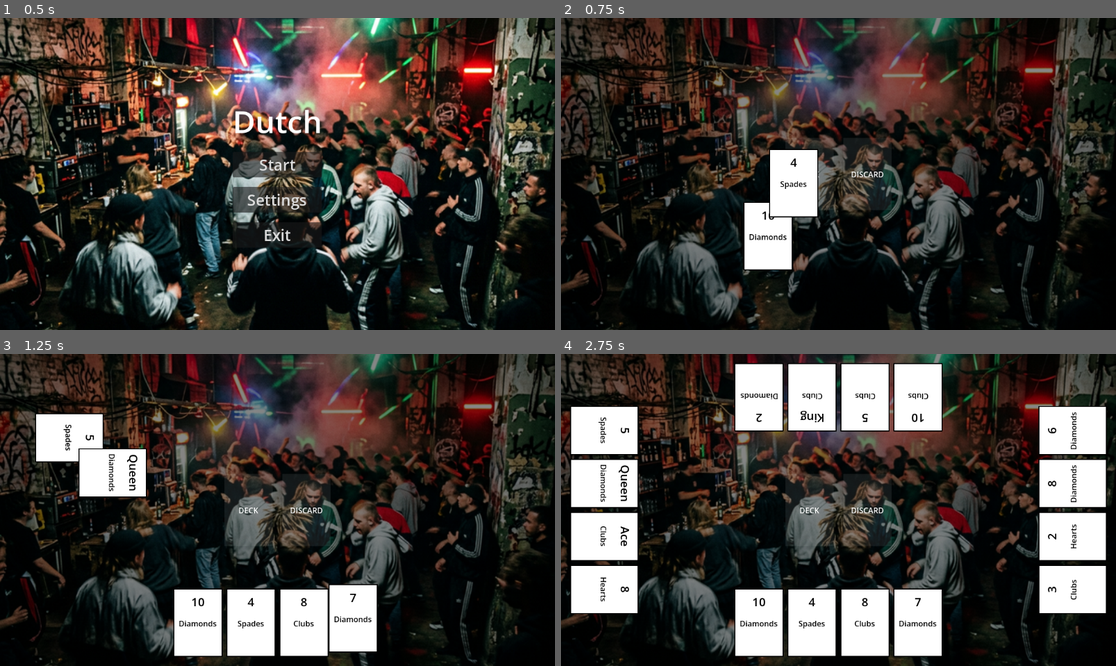
Above: before the commit, frames 1-4 (two rows, left to right).
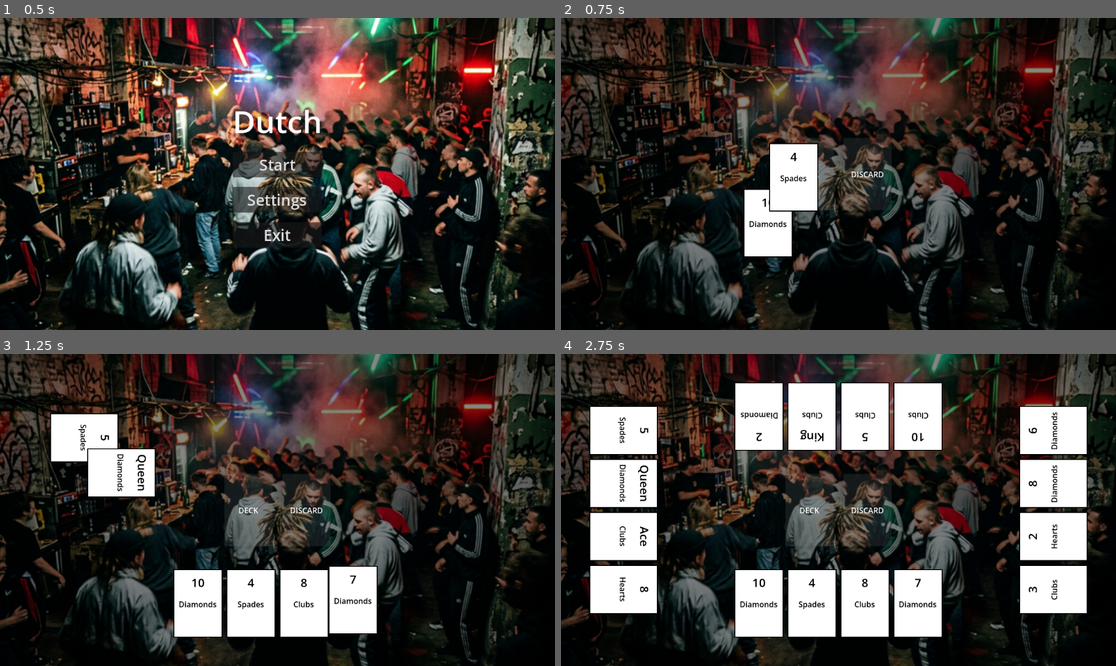
Above: after the commit, the same moments.

Repository: DinVin24/dutch
Game: Godot game, scene res://main_menu.tscn
Two runs of this game, one before a commit and one after it. Both use one fixed random seed, a clock stepped at 60 frames per second and the inputs below.
Inputs (mouse positions are in pixels of both pictures, inside the frame that each line leads up to):
- Up to frame 1 (0.5 s): no input
- Up to frame 2 (0.75 s): click "Start" at 0.5 s
- Up to frame 3 (1.25 s): no input
- Up to frame 4 (2.75 s): move the mouse to (760, 622) at 1.27 s; click (760, 622) at 1.42 s; move the mouse to (810, 622) at 2.02 s; click (810, 622) at 2.17 s

Frame 1 is identical in both runs. In frame 2, 1.2% of the frame differs, in the area x 32-47%, y 40-81%; in frame 3, 6.6%; in frame 4, 20%, in the area x 1-99%, y 2-98%.

Commit message:
Robust card positioning fix with increased padding and pivot compensation

Diff:
--- a/game_board.gd
+++ b/game_board.gd
@@ -23,16 +23,16 @@
 			_handle_initial_deal()
 
 func _handle_initial_deal():
-	print("Game Board: Dealing cards with corrected pivot-compensated positioning...")
+	print("Game Board: Dealing cards with robust pivot-compensated positioning...")
 	var card_scene = preload("res://card.tscn")
 	var card_spacing = 110.0
 	var cards_per_player = 4
-	var padding = 20.0
+	var padding = 60.0 # Increased padding slightly to ensure no clipping
 
-	# Current card dimensions from card.tscn/gd
-	var card_width = 100.0
-	var card_height = 140.0
-	var card_pivot = Vector2(50, 70) # Center of the card
+	# Dimensions for calculations (100x140 card)
+	var card_pivot = Vector2(50, 70)
+	var half_h = 70.0
+	var half_w = 50.0
 
 	var screen_size = get_viewport_rect().size
 	var total_spread = card_spacing * (cards_per_player - 1)
@@ -51,47 +51,44 @@
 			card_inst.setup(card_data)
 
 			var target_pivot: Vector2
-			var rotation = 0.0
+			var rot_deg = 0.0
 
-			# Logic for "20 pixels away from the closest border"
-			# We calculate the intended WORLD position of the card's visual center (pivot)
 			match p_idx:
 				0: # BOTTOM
+					rot_deg = 0
 					var start_x = (screen_size.x - total_spread) / 2.0
-					target_pivot = Vector2(start_x + (i * card_spacing), screen_size.y - padding - (card_height / 2.0))
-					rotation = 0
-				1: # TOP or LEFT
+					target_pivot = Vector2(start_x + (i * card_spacing), screen_size.y - padding - half_h)
+				1: # TOP (in 2-player) or LEFT (in 3-4 player)
 					if GameManager.num_players == 2:
+						rot_deg = 180
 						var start_x = (screen_size.x - total_spread) / 2.0
-						target_pivot = Vector2(start_x + (i * card_spacing), padding + (card_height / 2.0))
-						rotation = 180
-					else: # LEFT
+						target_pivot = Vector2(start_x + (i * card_spacing), padding + half_h)
+					else:
+						rot_deg = 90
 						var start_y = (screen_size.y - total_spread) / 2.0
-						target_pivot = Vector2(padding + (card_height / 2.0), start_y + (i * card_spacing))
-						rotation = 90
+						target_pivot = Vector2(padding + half_h, start_y + (i * card_spacing))
 				2: # TOP
+					rot_deg = 180
 					var start_x = (screen_size.x - total_spread) / 2.0
-					target_pivot = Vector2(start_x + (i * card_spacing), padding + (card_height / 2.0))
-					rotation = 180
+					target_pivot = Vector2(start_x + (i * card_spacing), padding + half_h)
 				3: # RIGHT
+					rot_deg = -90
 					var start_y = (screen_size.y - total_spread) / 2.0
-					target_pivot = Vector2(screen_size.x - padding - (card_height / 2.0), start_y + (i * card_spacing))
-					rotation = -90
+					target_pivot = Vector2(screen_size.x - padding - half_h, start_y + (i * card_spacing))
 
-			card_inst.rotation_degrees = rotation
+			# Add to scene FIRST so global properties work correctly
 			add_child(card_inst)
+			card_inst.rotation_degrees = rot_deg
 
-			# CRITICAL: In Godot, for a Control node with a pivot_offset,
-			# global_position = target_pivot_position - pivot_offset.rotated(global_rotation)
-			var rad_rot = deg_to_rad(rotation)
-			var rotated_pivot = card_pivot.rotated(rad_rot)
-			var final_global_pos = target_pivot - rotated_pivot
+			# Pivot-aware positioning formula:
+			# global_position = desired_pivot_world_pos - pivot_offset.rotated(global_rotation)
+			var final_pos = target_pivot - card_pivot.rotated(deg_to_rad(rot_deg))
 
-			# Initial spawn at deck (also compensated)
+			# Spawn at deck
 			var spawn_pos = deck_area.global_position - card_pivot
 			card_inst.global_position = spawn_pos
 
 			var tween = create_tween()
-			tween.tween_property(card_inst, "global_position", final_global_pos, 0.4).set_trans(Tween.TRANS_QUAD).set_ease(Tween.EASE_OUT)
+			tween.tween_property(card_inst, "global_position", final_pos, 0.4).set_trans(Tween.TRANS_QUAD).set_ease(Tween.EASE_OUT)
 
 			await get_tree().create_timer(0.1).timeout
